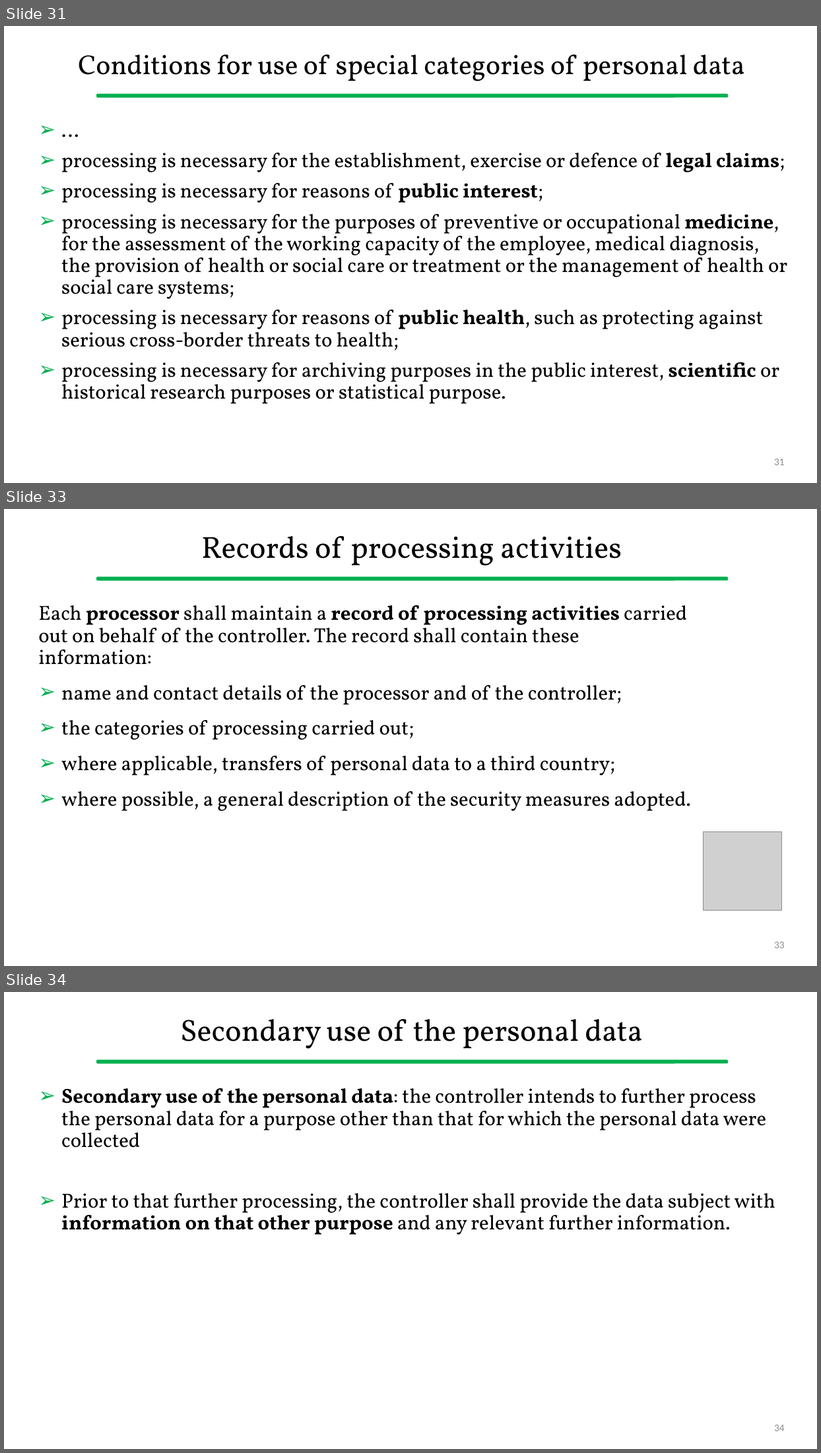
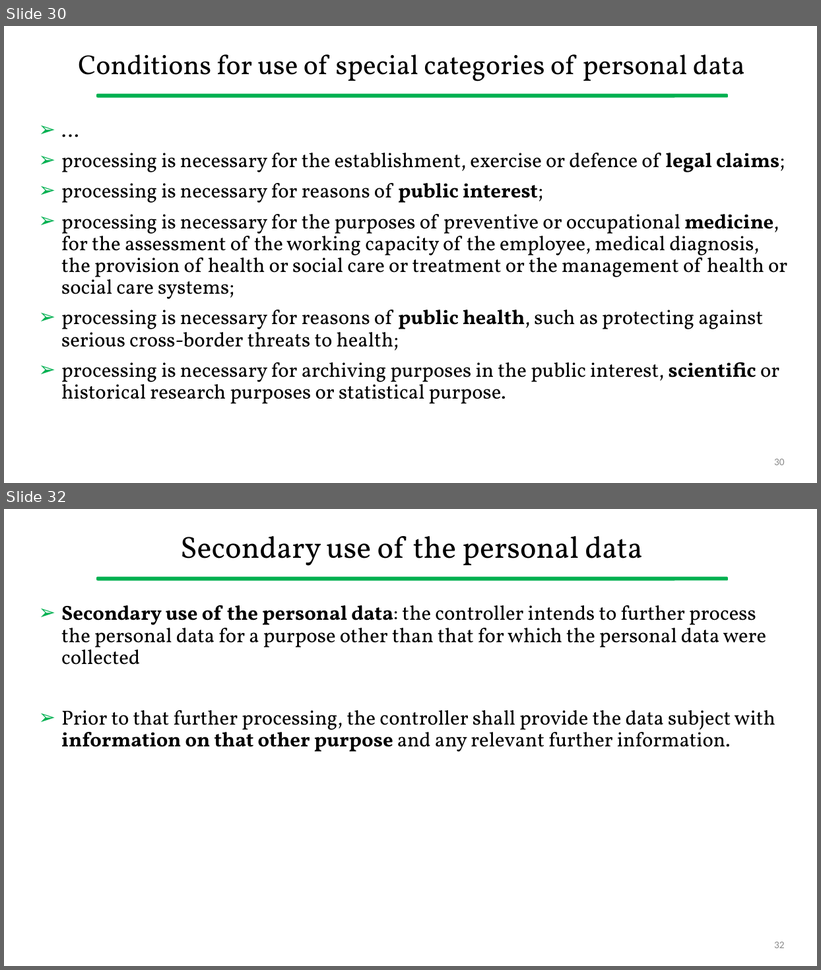
Before and after one commit to gcappon/bwthw, a slide deck: theory_12-regulation_on_data_protection/theory_12-regulation_on_data_protection.pptx. Shown one above the other, each under a label of ours: slides 31, 33 and 34 before the commit, slides 30 and 32 after it; the slides between them are not shown. The pictures are 821x1453 and 821x970 pixels, drawn with LibreOffice and Linux fonts; fonts in the diff are those of the drawing; grey boxes stand for pictures. Boxes give left, top, right and bottom in pixels: in the first picture for what was removed or moved away, otherwise in the second. Text is boxed around its words. In the diff, an @@ line names an element or a change of style, - is before the commit and + after.

```diff
--- a/theory_12-regulation_on_data_protection/theory_12-regulation_on_data_protection.pptx
+++ b/theory_12-regulation_on_data_protection/theory_12-regulation_on_data_protection.pptx
@@ slide 33 removed at [4, 509, 817, 966], background #FFFFFF; not listed: 1 template element that a slide beside it also shows @@
@@ title removed at [201, 536, 622, 566] @@
-Records of processing activities
@@ text removed at [38, 605, 690, 811] @@
-Each processor shall maintain a record of processing activities carried out on behalf of the controller. The record shall contain these information:
-➢ name and contact details of the processor and of the controller;
-➢ the categories of processing carried out;
-➢ where applicable, transfers of personal data to a third country;
-➢ where possible, a general description of the security measures adopted.
@@ picture removed at [704, 832, 782, 910] @@
@@ page number removed at [774, 942, 785, 949] @@
-33
@@ what was slide 31 is now slide 30 @@
@@ page number at [774, 459, 785, 466]: text changed @@
-31
+30
@@ what was slide 34 is now slide 32 @@
@@ page number at [774, 942, 785, 949]: text changed @@
-34
+32
```
Also in this commit, not shown: 8 slides changed, 1 other slide removed, 1 other file.
